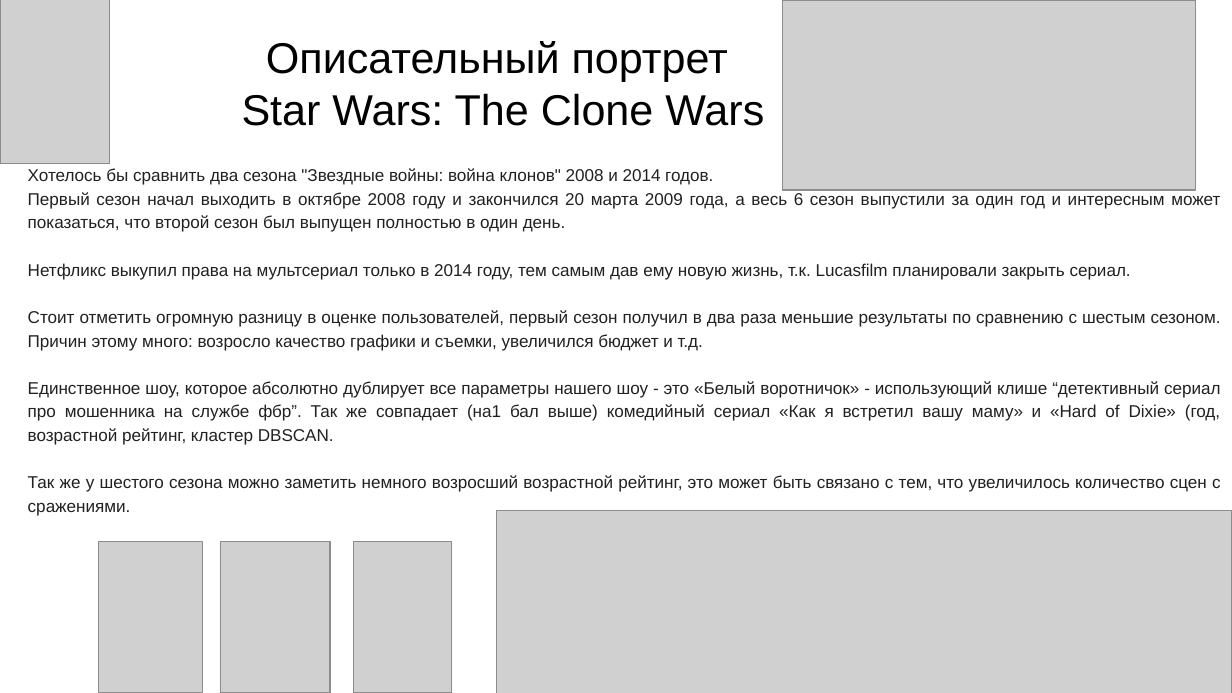
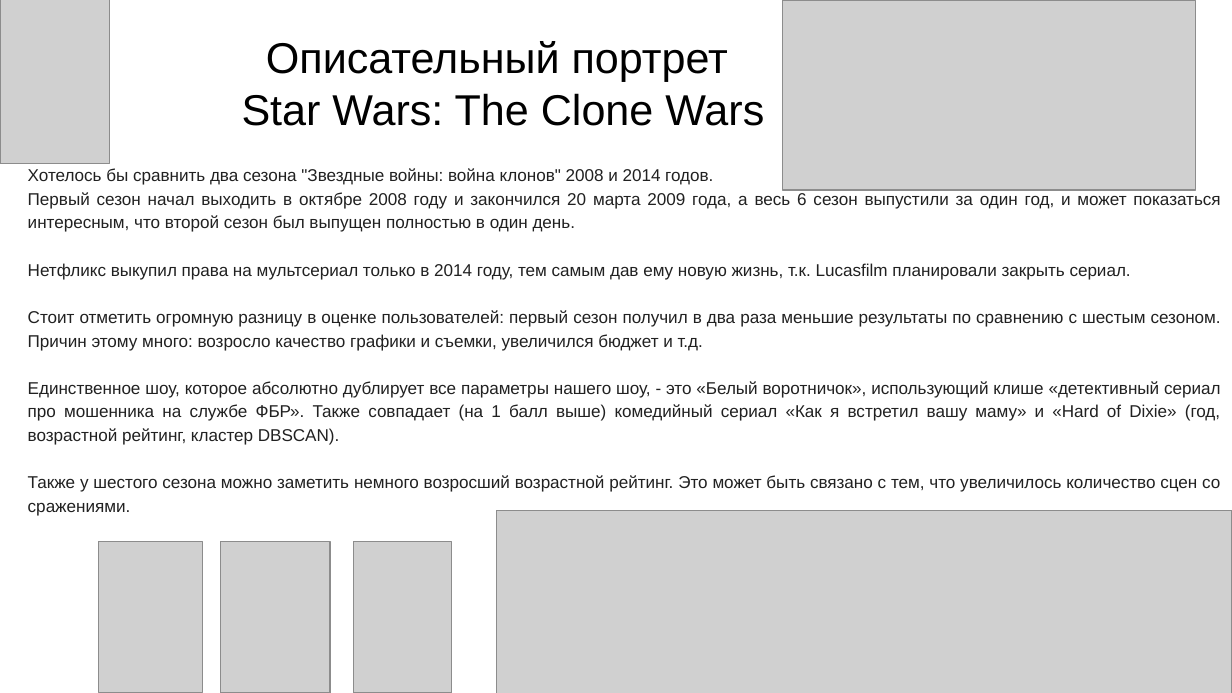
Before and after one commit to Dimildizio/DS_course, a slide deck: slide 16 of EDA_group_slides.pptx. Drawn at 1232x693 pixels with LibreOffice and Linux fonts; fonts in the diff are those of the drawing; grey boxes stand for pictures. Boxes give left, top, right and bottom in pixels: in the first picture for what was removed or moved away, otherwise in the second. Text is boxed around its words. In the diff, an @@ line names an element or a change of style, - is before the commit and + after.

```diff
--- a/EDA_group_slides.pptx
+++ b/EDA_group_slides.pptx
@@ text at (x1=28, y1=192, x2=1220, y2=232): text changed @@
-Первый сезон начал выходить в октябре 2008 году и закончился 20 марта 2009 года, а весь 6 сезон выпустили за один год и интересным может показаться, что второй сезон был выпущен полностью в один день.
+Первый сезон начал выходить в октябре 2008 году и закончился 20 марта 2009 года, а весь 6 сезон выпустили за один год, и может показаться интересным, что второй сезон был выпущен полностью в один день.
@@ text at (x1=28, y1=310, x2=1221, y2=516): text changed @@
-Стоит отметить огромную разницу в оценке пользователей, первый сезон получил в два раза меньшие результаты по сравнению с шестым сезоном. Причин этому много: возросло качество графики и съемки, увеличился бюджет и т.д.
-Единственное шоу, которое абсолютно дублирует все параметры нашего шоу - это «Белый воротничок» - использующий клише “детективный сериал про мошенника на службе фбр”. Так же совпадает (на1 бал выше) комедийный сериал «Как я встретил вашу маму» и «Hard of Dixie» (год, возрастной рейтинг, кластер DBSCAN.
-Так же у шестого сезона можно заметить немного возросший возрастной рейтинг, это может быть связано с тем, что увеличилось количество сцен с сражениями.
+Стоит отметить огромную разницу в оценке пользователей: первый сезон получил в два раза меньшие результаты по сравнению с шестым сезоном. Причин этому много: возросло качество графики и съемки, увеличился бюджет и т.д.
+Единственное шоу, которое абсолютно дублирует все параметры нашего шоу, - это «Белый воротничок», использующий клише «детективный сериал про мошенника на службе ФБР». Также совпадает (на 1 балл выше) комедийный сериал «Как я встретил вашу маму» и «Hard of Dixie» (год, возрастной рейтинг, кластер DBSCAN).
+Также у шестого сезона можно заметить немного возросший возрастной рейтинг. Это может быть связано с тем, что увеличилось количество сцен со сражениями.
```
Also in this commit, not shown: 19 other slides changed.
